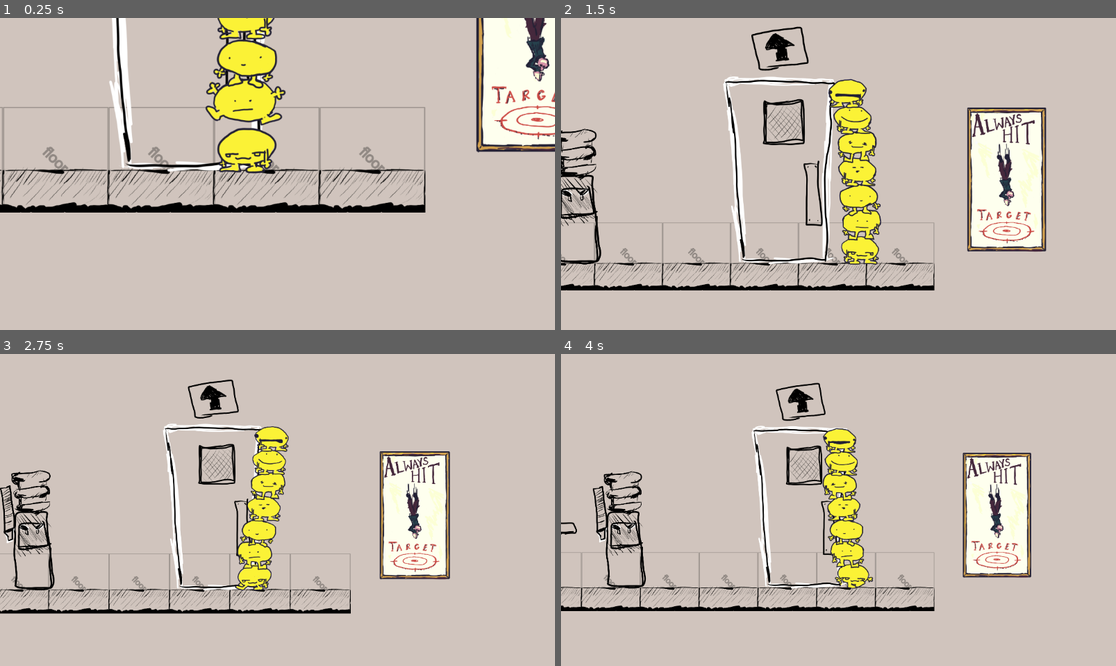
Above: before the commit, frames 1-4 (two rows, left to right).
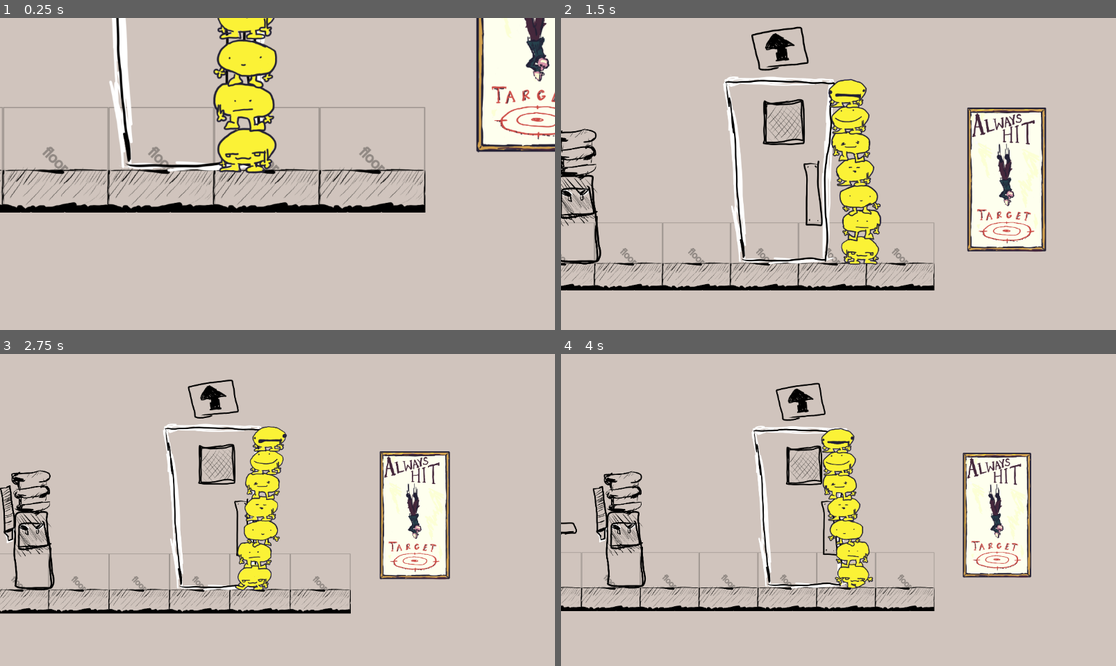
Above: after the commit, the same moments.

Repository: JCoMcL/gourt-game
Game: Godot game, scene res://level/office-level.tscn
Same seed, same stepped clock (60 frames per second), same inputs: the game is played once before the commit and once after it.
Inputs (mouse positions are in pixels of both pictures, inside the frame that each line leads up to):
- Up to frame 1 (0.25 s): no input
- Up to frame 2 (1.5 s): move the mouse to (960, 158) at 0.52 s; press the mouse at (960, 158) at 0.53 s; hold Right (go right) 0.53-1.25 s; release the mouse at (960, 158) at 1.25 s; drag from (727, 189) to (577, 202) at 1.27 s
- Up to frame 3 (2.75 s): move the mouse to (333, 441) at 2.02 s; press the mouse at (333, 441) at 2.03 s; hold Left (go left) from 2.03 s (still down)
- Up to frame 4 (4 s): release Left (go left) at 2.75 s; release the mouse at (894, 441) at 2.75 s; drag from (810, 572) to (594, 534) at 2.77 s; move the mouse to (1005, 556) at 3.52 s; hold Right (go right) from 3.53 s (still down); hold Mouse wheel up (move equipment up) from 3.53 s (still down); click (1005, 556) at 3.8 s

The runs differ from the first frame. In frame 1, 0.8% of the frame differs, in the area x 37-52%, y 19-37%; in frame 2, 1.1%; in frame 3, 1.4%, in the area x 42-53%, y 23-70%; in frame 4, 0.8%.

Commit message:
implement basic framework for saying words in need of fleshing out. Fall back on exisitng interact framework that than make bespoke examing framework since they are basically the same.

Diff:
--- a/goon.gd
+++ b/goon.gd
@@ -20,6 +20,9 @@
 		return what.interact(self)
 	return false
 
+func say(s: String):
+	print(s) #TODO
+
 func identify(lines = []):
 	for s in [
 		"\nI am %s" % name
--- a/gourts/gourt.gd
+++ b/gourts/gourt.gd
@@ -135,9 +135,18 @@
 	return what.interact(self)
 
 func _interact(what: Node, where: Vector2) -> bool:
-	var gourt = get_closest_gourt_to_interact(what, where)
-	if gourt:
-		return gourt.perform_the_interaction_fr(what, where)
+	var gourt: Gourt
+	if what is Word:
+		gourt = Gourtilities.get_stack_tip(self)
+		gourt.say(what.examine(gourt))
+		return true
+	elif what.has_method("interact"):
+		gourt = get_closest_gourt_to_interact(what, where)
+		if gourt:
+			if what is Word:
+				gourt.say(what.examine(gourt))
+				return true
+			return gourt.perform_the_interaction_fr(what, where)
 	return false
 
 func sqr_dist_to(o) -> float:
@@ -156,6 +165,8 @@
 	)
 
 func can_reach(o) -> bool: #TODO more reliable test would check if we can reach any part, not just the center
+	if o is Word:
+		return true
 	return sqr_dist_to(o) < reach ** 2
 
 func get_closest_gourt_to_interact(what: Node2D, where: Vector2) -> Gourt:
--- a/level/office-level.tscn
+++ b/level/office-level.tscn
@@ -13,6 +13,7 @@
 [ext_resource type="Texture2D" uid="uid://bcuiskm22h53j" path="res://props/poster.png" id="13_1slrw"]
 [ext_resource type="PackedScene" uid="uid://bdhee0fbyvgae" path="res://gourts/gourt.tscn" id="13_ax68m"]
 [ext_resource type="Script" uid="uid://cdsy208jbfkdj" path="res://player.gd" id="14_b2cyw"]
+[ext_resource type="PackedScene" uid="uid://cksv3ygujpwxe" path="res://props/words.tscn" id="14_rh3h7"]
 
 [sub_resource type="TileSetAtlasSource" id="TileSetAtlasSource_ssvay"]
 texture = ExtResource("1_wxgj7")
@@ -164,7 +165,7 @@
 position = Vector2(-1275, -1718)
 
 [node name="Gourt Stack2" parent="." node_paths=PackedStringArray("root_child") instance=ExtResource("12_utg4x")]
-position = Vector2(431, 524)
+position = Vector2(388, 520)
 root_child = NodePath("Gourt0")
 
 [node name="Gourt0" parent="Gourt Stack2" node_paths=PackedStringArray("head_friend") instance=ExtResource("13_ax68m")]
@@ -248,4 +249,16 @@
 position = Vector2(370, -1781)
 texture = ExtResource("13_1slrw")
 
+[node name="Always" parent="Poster" instance=ExtResource("14_rh3h7")]
+position = Vector2(-39, -212)
+scale = Vector2(-9.85821, 3.72495)
+
+[node name="Hit" parent="Poster" instance=ExtResource("14_rh3h7")]
+position = Vector2(41, -176)
+scale = Vector2(-6.09284, 4.20244)
+
+[node name="Target" parent="Poster" instance=ExtResource("14_rh3h7")]
+position = Vector2(-12, 135)
+scale = Vector2(-10.0539, 2.93887)
+
 [editable path="TileMapLayer/Door"]
--- a/player.gd
+++ b/player.gd
@@ -104,7 +104,7 @@
 		var ev_pos = event_position(ev)
 		var interactables = Clision.get_objects_at(ev_pos, "interactive")
 		if interactables:
-			player_character. _interact(interactables[0], ev_pos) #TODO we should try to handle the whole array not just whatever is arbitrarily the first element
+			player_character._interact(interactables[0], ev_pos) #TODO we should try to handle the whole array not just whatever is arbitrarily the first element
 	elif ev.is_action_pressed("move equipment up"):
 		try_quick_move_item(ev, Direction.UP)
 	elif ev.is_action_pressed("move equipment down"):
--- a/project.godot
+++ b/project.godot
@@ -88,6 +88,7 @@
 2d_physics/layer_4="gaura"
 2d_physics/layer_5="door"
 2d_physics/layer_6="interactive"
+2d_physics/layer_7="examinable"
 
 [rendering]
 
Not shown: 1 places in level/office-level.tscn that only renumber resources
